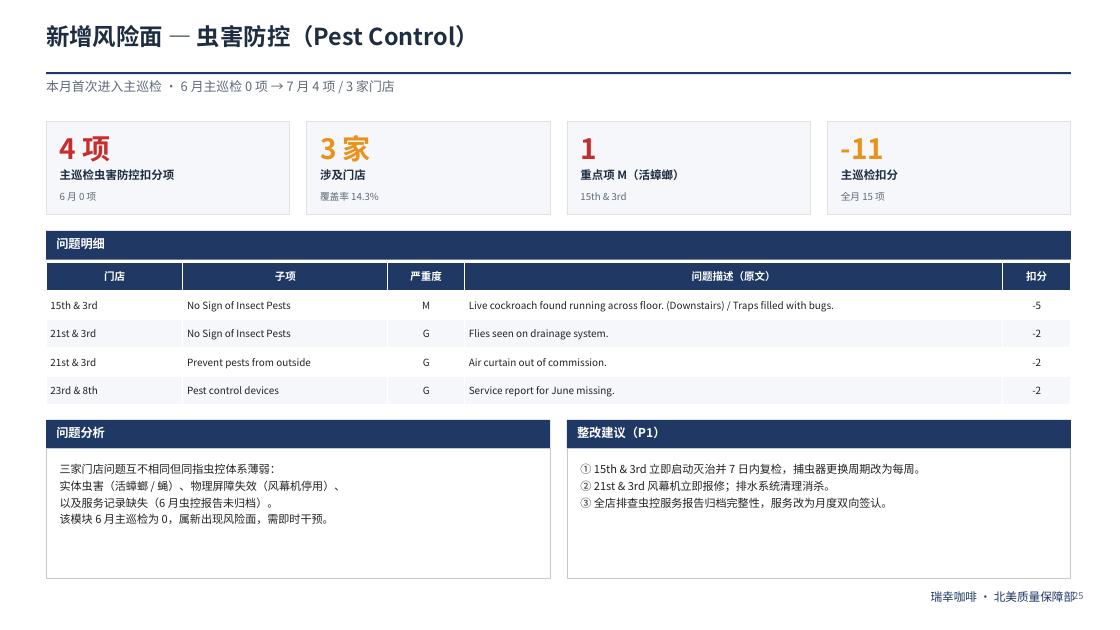
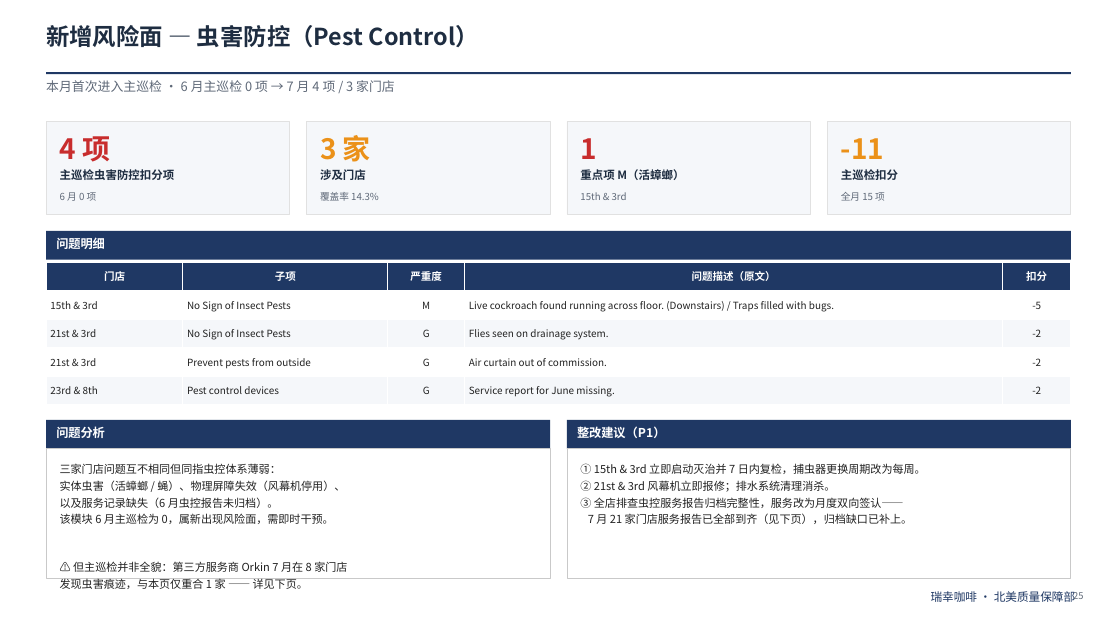
Before and after one commit to xiangyuzeng/luckin-usa-dba-ops, a slide deck: slide 28 of reports/QM Monthly Report- 2026 Jul.pptx. Drawn at 1120x630 pixels with LibreOffice and Linux fonts; fonts in the diff are those of the drawing. Boxes give left, top, right and bottom in pixels: in the first picture for what was removed or moved away, otherwise in the second. Text is boxed around its words. In the diff, an @@ line names an element or a change of style, - is before the commit and + after.

```diff
--- a/reports/QM Monthly Report- 2026 Jul.pptx
+++ b/reports/QM Monthly Report- 2026 Jul.pptx
@@ text at [580,497,913,524]: text changed @@
-③ 全店排查虫控服务报告归档完整性，服务改为月度双向签认。
+③ 全店排查虫控服务报告归档完整性，服务改为月度双向签认——
+7 月 21 家门店服务报告已全部到齐（见下页），归档缺口已补上。
@@ text at [60,561,347,589]: paragraphs added @@
+⚠ 但主巡检并非全貌：第三方服务商 Orkin 7 月在 8 家门店
+发现虫害痕迹，与本页仅重合 1 家 —— 详见下页。
```
Also in this commit, not shown: 6 other slides changed, 3 slides added, 2 slides removed, 10 other files.
